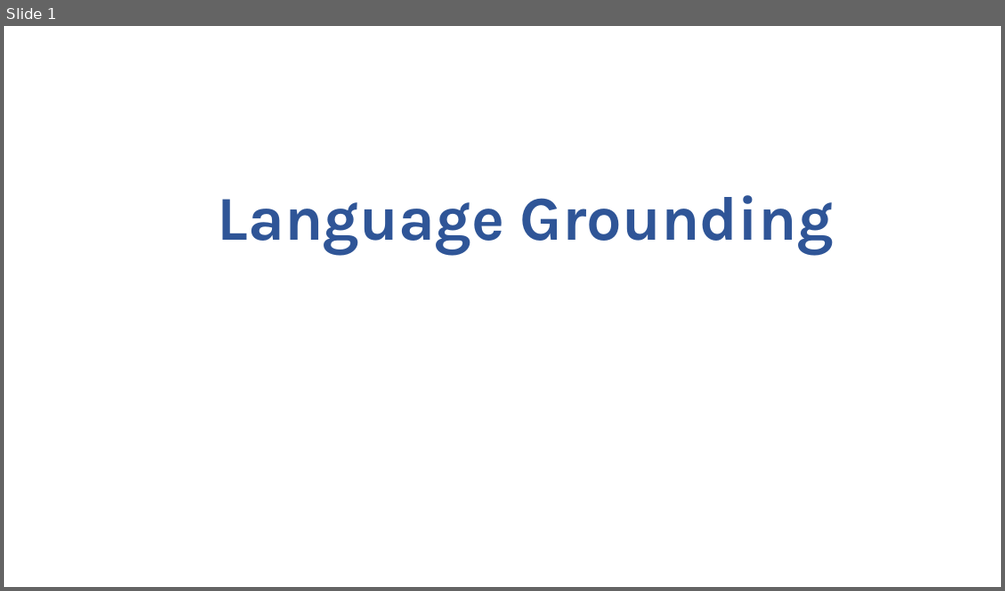
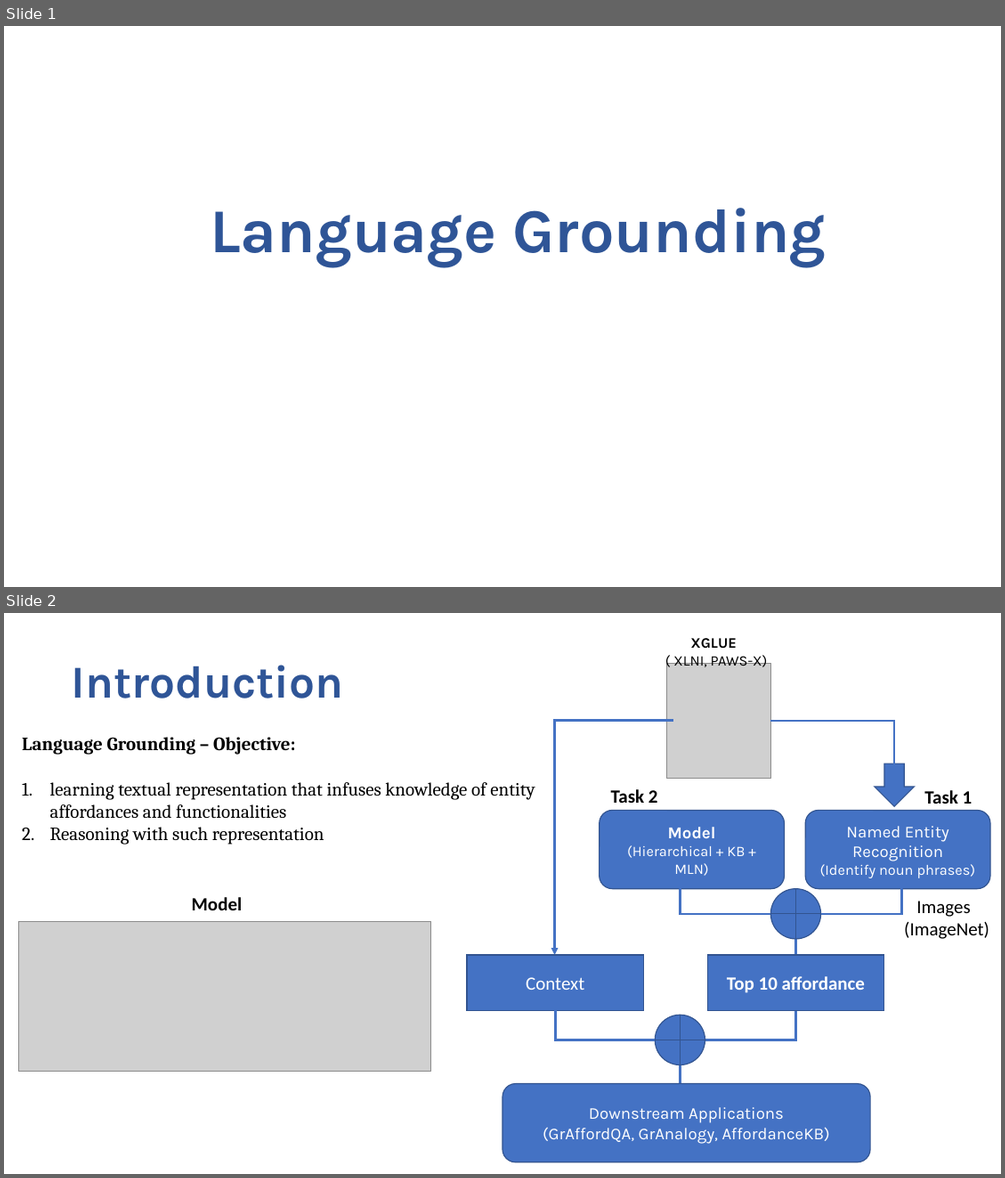
Before and after one commit to bkuriach/language-grounding, a slide deck: docs/language-grouding.pptx. Shown one above the other, each under a label of ours: slide 1 before the commit, slides 1 and 2 after it. The pictures are 1005x591 and 1005x1178 pixels, drawn with LibreOffice and Linux fonts; fonts in the diff are those of the drawing; grey boxes stand for pictures. Boxes give left, top, right and bottom in pixels: in the first picture for what was removed or moved away, otherwise in the second. Text is boxed around its words. In the diff, an @@ line names an element or a change of style, - is before the commit and + after.

```diff
--- a/docs/language-grouding.pptx
+++ b/docs/language-grouding.pptx
@@ slide 2 added at <box>4,613,1001,1174</box>, background #FFFFFF @@
@@ text added at <box>673,638,768,667</box>, 14 pt, text #000000 @@
+XGLUE
+( XLNI, PAWS-X)
@@ text added at <box>72,665,344,698</box>, 44 pt, text #2F5597, bold @@
+Introduction
@@ picture added at <box>666,663,770,778</box> @@
@@ text added at <box>22,737,535,844</box>, 18 pt, text #000000 @@
+Language Grounding – Objective:
+1. learning textual representation that infuses knowledge of entity affordances and functionalities
+2. Reasoning with such representation
@@ text added at <box>611,789,658,803</box>, 18 pt, text #000000, bold @@
+Task 2
@@ text added at <box>924,790,972,803</box>, 18 pt, text #000000, bold @@
+Task 1
@@ text added at <box>192,897,243,910</box>, 18 pt, text #000000, bold @@
+Model
@@ text added at <box>904,900,989,939</box>, 18 pt, text #000000 @@
+Images
+(ImageNet)
@@ picture added at <box>19,921,431,1070</box> @@
@@ line added from (796, 939) to (796, 955), #4472C4 2.25 pt @@
@@ elbow line added from (796, 996) to (705, 1040), #4472C4 2.25 pt @@
@@ line added from (680, 1064) to (680, 1084), #4472C4 2.25 pt @@
@@ group added at <box>467,719,990,1162</box>: 4 elbow lines, 3 rounded rectangles, 2 rectangles, 2 flow chart ors, 1 down arrow, 1 elbow arrow @@
+Named Entity Recognition
+(Identify noun phrases)
+Model
+(Hierarchical + KB + MLN)
+Top 10 affordance
+Context
+Downstream Applications
+(GrAffordQA, GrAnalogy, AffordanceKB)
@@ slide 1 changed as well @@
@@ title "Language Grounding": place and size @@
-title "Language Grounding" at <box>218,195,833,254</box>
+title "Language Grounding" at <box>210,208,825,267</box>
```
Also in this commit, not shown: 6 other slides added, 2 slides removed, 3 other files.
